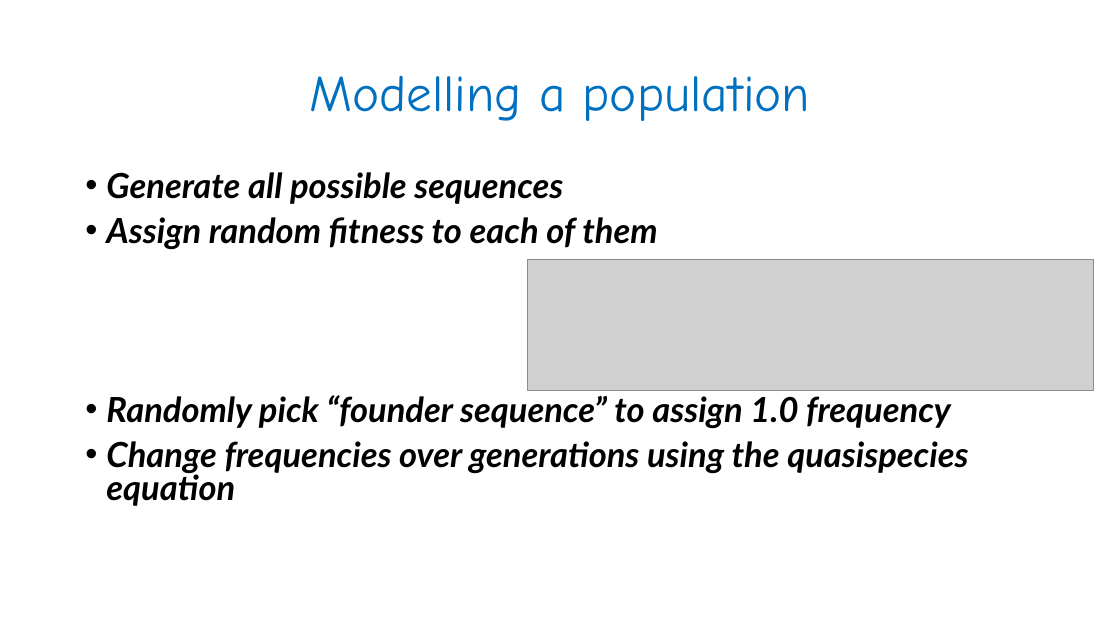
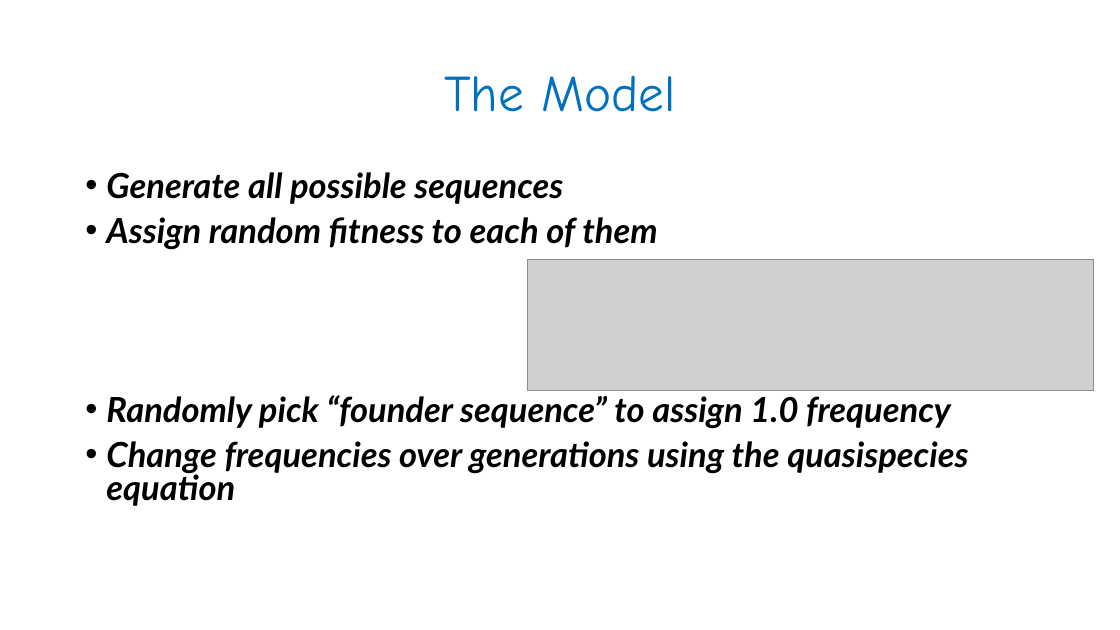
Before and after one commit to sarit-moses/evolution_through_programming, a slide deck: slide 2 of week 5/Ex5 presentation Sarit and Itamar.pptx. Drawn at 1120x630 pixels with LibreOffice and Linux fonts; fonts in the diff are those of the drawing; grey boxes stand for pictures. Boxes give left, top, right and bottom in pixels: in the first picture for what was removed or moved away, otherwise in the second. Text is boxed around its words. In the diff, an @@ line names an element or a change of style, - is before the commit and + after.

Commit message:
final code and presentation

```diff
--- a/week 5/Ex5 presentation Sarit and Itamar.pptx
+++ b/week 5/Ex5 presentation Sarit and Itamar.pptx
@@ title at box(444, 76, 675, 112): text changed @@
-Modelling a population
+The Model
```
Also in this commit, not shown: 6 slides added, 2 slides removed, 12 other files.
